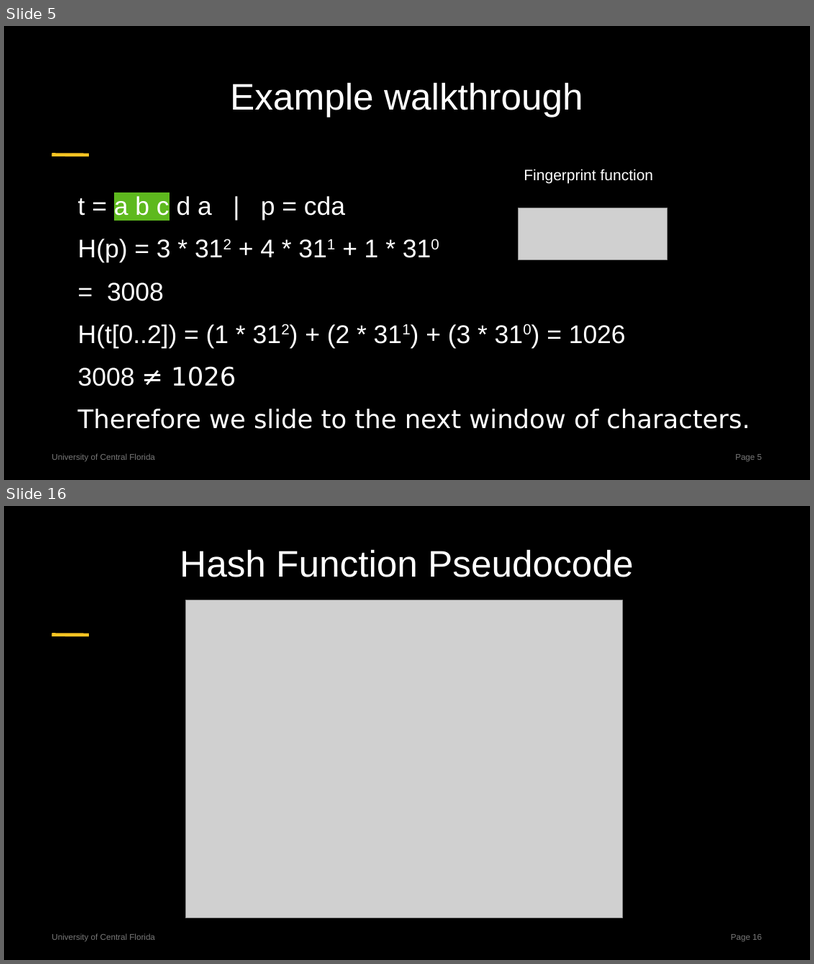
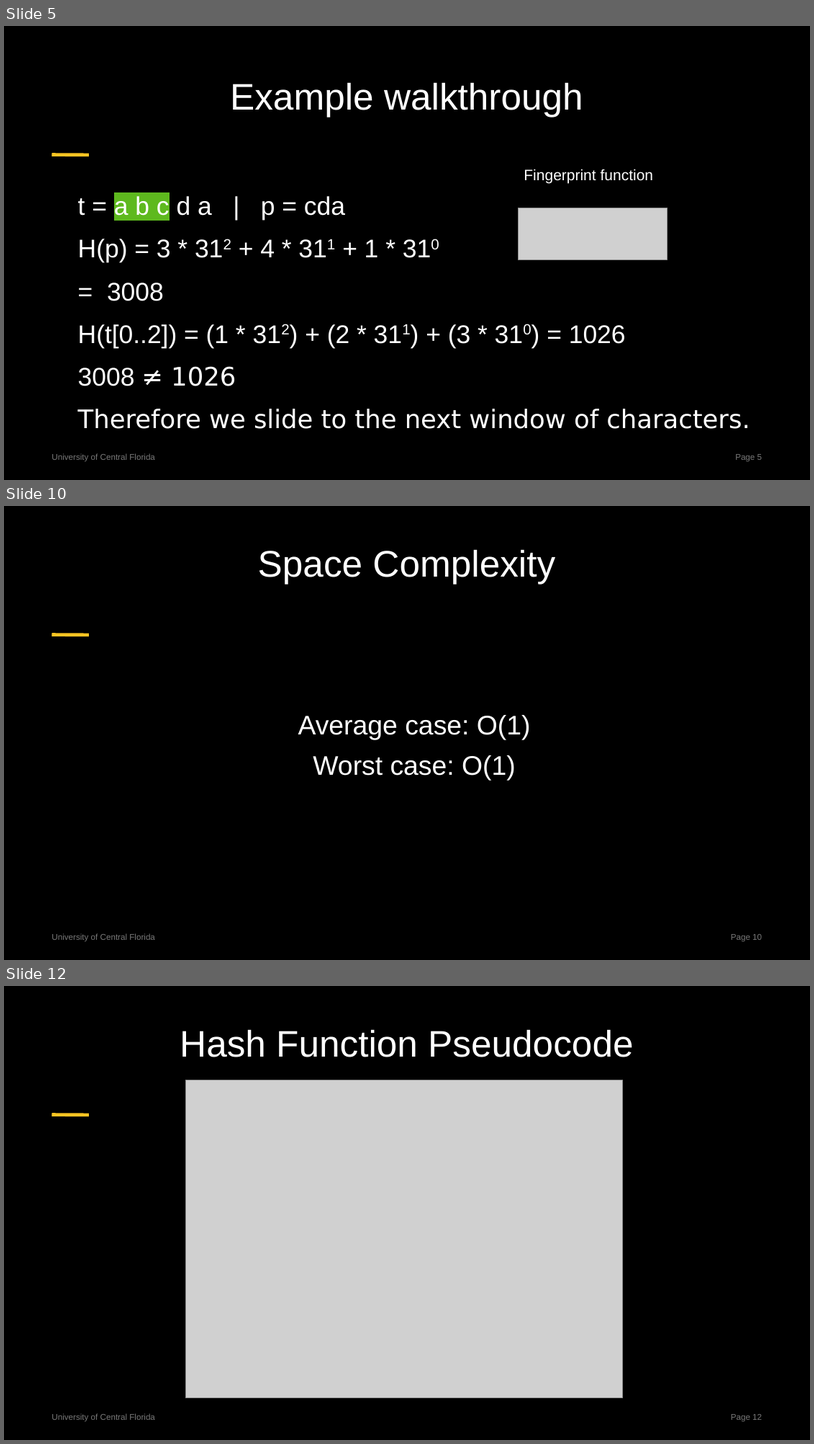
Before and after one commit to centuryhopper/Fall2022CourseContents, a slide deck: CAP6515/paper_presentation_files/rabin-karp-presentation.pptx. Shown one above the other, each under a label of ours: slides 5 and 16 before the commit, slides 5, 10 and 12 after it; the slides between them are not shown. The pictures are 814x964 and 814x1444 pixels, drawn with LibreOffice and Linux fonts; fonts in the diff are those of the drawing; grey boxes stand for pictures. Boxes give left, top, right and bottom in pixels: in the first picture for what was removed or moved away, otherwise in the second. Text is boxed around its words. In the diff, an @@ line names an element or a change of style, - is before the commit and + after.

```diff
--- a/CAP6515/paper_presentation_files/rabin-karp-presentation.pptx
+++ b/CAP6515/paper_presentation_files/rabin-karp-presentation.pptx
@@ slide 10 added at [4, 506, 810, 960], background #000000; not listed: 3 template elements that a slide beside it also shows @@
@@ title added at [258, 549, 556, 584], 44 pt, text #FFFFFF @@
+Space Complexity
@@ subtitle added at [298, 715, 531, 780], 32 pt, text #FFFFFF @@
+Average case: O(1)
+Worst case: O(1)
@@ what was slide 16 is now slide 12 @@
@@ page number at [731, 1414, 762, 1422]: text changed @@
-Page 16
+Page 12
```
Also in this commit, not shown: 9 slides changed, 1 other slide added, 6 slides removed, 2 other files.
